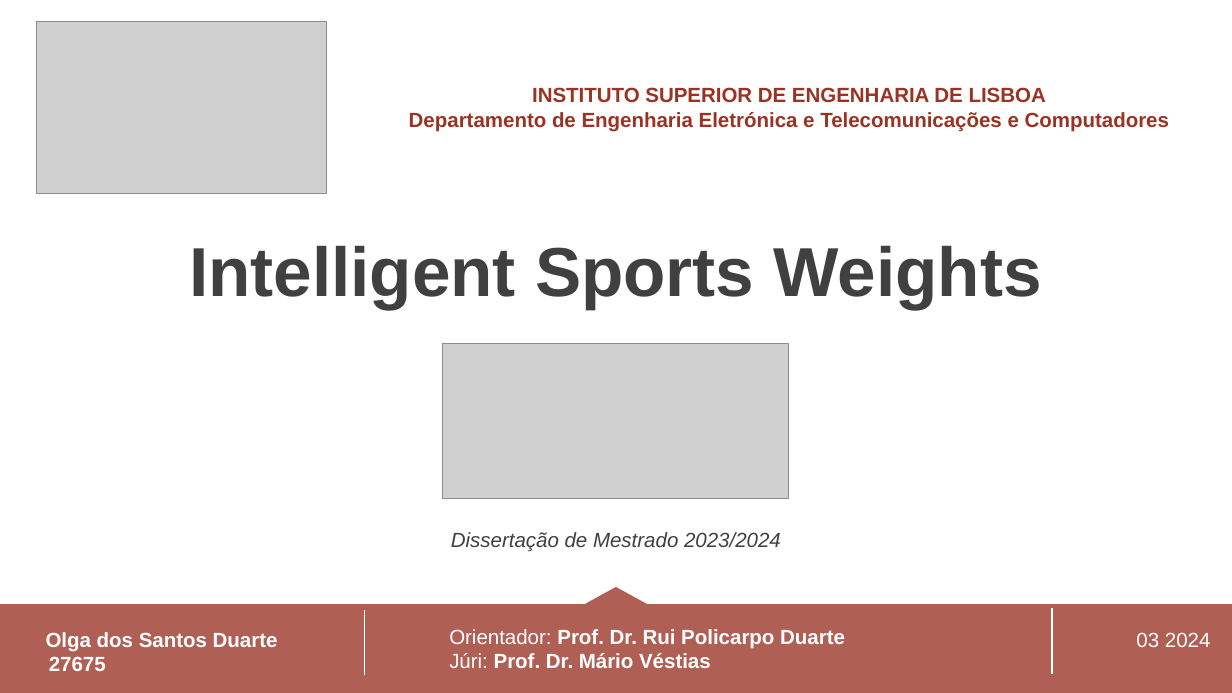
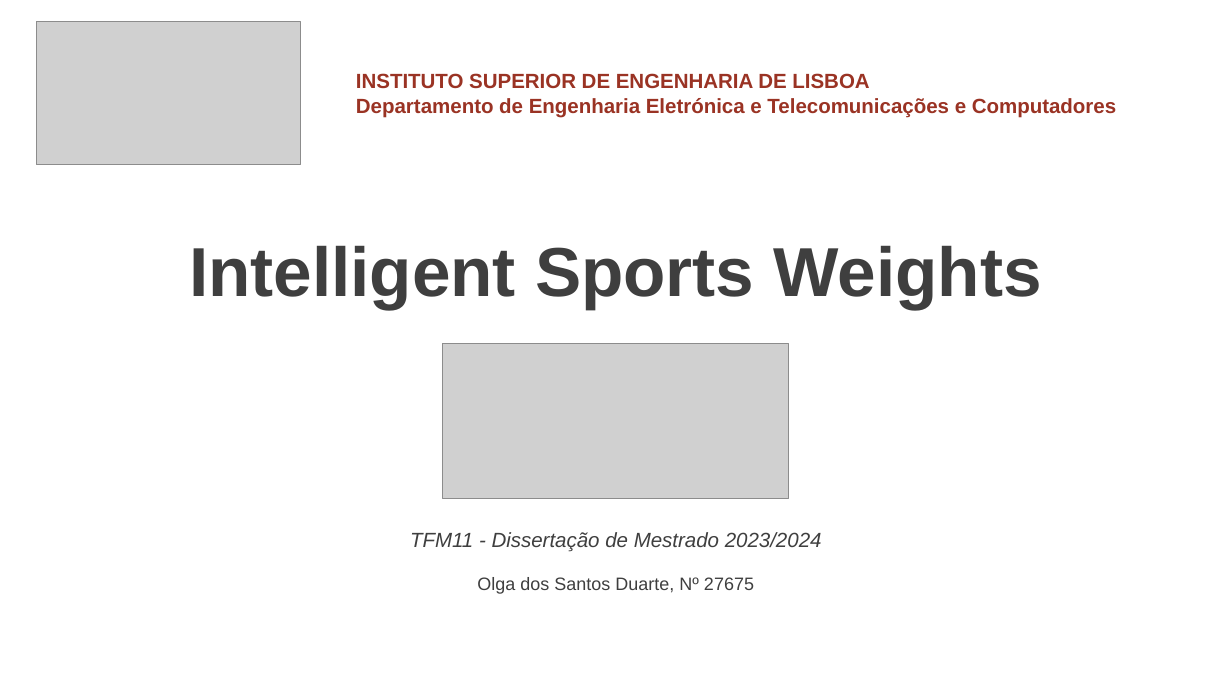
Before and after one commit to osduarte/TESE-MEIC-2324, a slide deck: slide 1 of Relatório intermédio/Apresentação intermédia da TESE_v3.pptx. Drawn at 1232x693 pixels with LibreOffice and Linux fonts; fonts in the diff are those of the drawing; grey boxes stand for pictures. Boxes give left, top, right and bottom in pixels: in the first picture for what was removed or moved away, otherwise in the second. Text is boxed around its words. In the diff, an @@ line names an element or a change of style, - is before the commit and + after.

```diff
--- a/Relatório intermédio/Apresentação intermédia da TESE_v3.pptx
+++ b/Relatório intermédio/Apresentação intermédia da TESE_v3.pptx
@@ picture: place and size @@
-picture at (36,22,327,193)
+picture at (36,22,300,165)
@@ text "INSTITUTO SUPERIOR DE ENGENHARIA DE ...": place and size @@
-text "INSTITUTO SUPERIOR DE ENGENHARIA DE ..." at (409,87,1169,132)
+text "INSTITUTO SUPERIOR DE ENGENHARIA DE ..." at (356,73,1116,118)
@@ text "INSTITUTO SUPERIOR DE ENGENHARIA DE ..." at (356,73,1116,118): alignment centre to left @@
@@ text at (410,532,822,552): text changed; text colour #404040 to #3F3F3F @@
-Dissertação de Mestrado 2023/2024
+TFM11 - Dissertação de Mestrado 2023/2024
@@ freeform shape removed at (0,587,1232,693) @@
@@ text at (477,577,754,594): text changed; size 16 to 14 pt; text colour #FFFFFF to #3F3F3F; bold off @@
-Olga dos Santos Duarte
-27675
+Olga dos Santos Duarte, Nº 27675
@@ line removed from (365, 610) to (365, 676) @@
@@ text removed at (449,629,845,668) @@
-Orientador: Prof. Dr. Rui Policarpo Duarte
-Júri: Prof. Dr. Mário Véstias
@@ text removed at (1136,632,1211,647) @@
-03 2024
```
Also in this commit, not shown: 14 other slides changed, 4 slides added, 1 slide removed, 3 other files.
